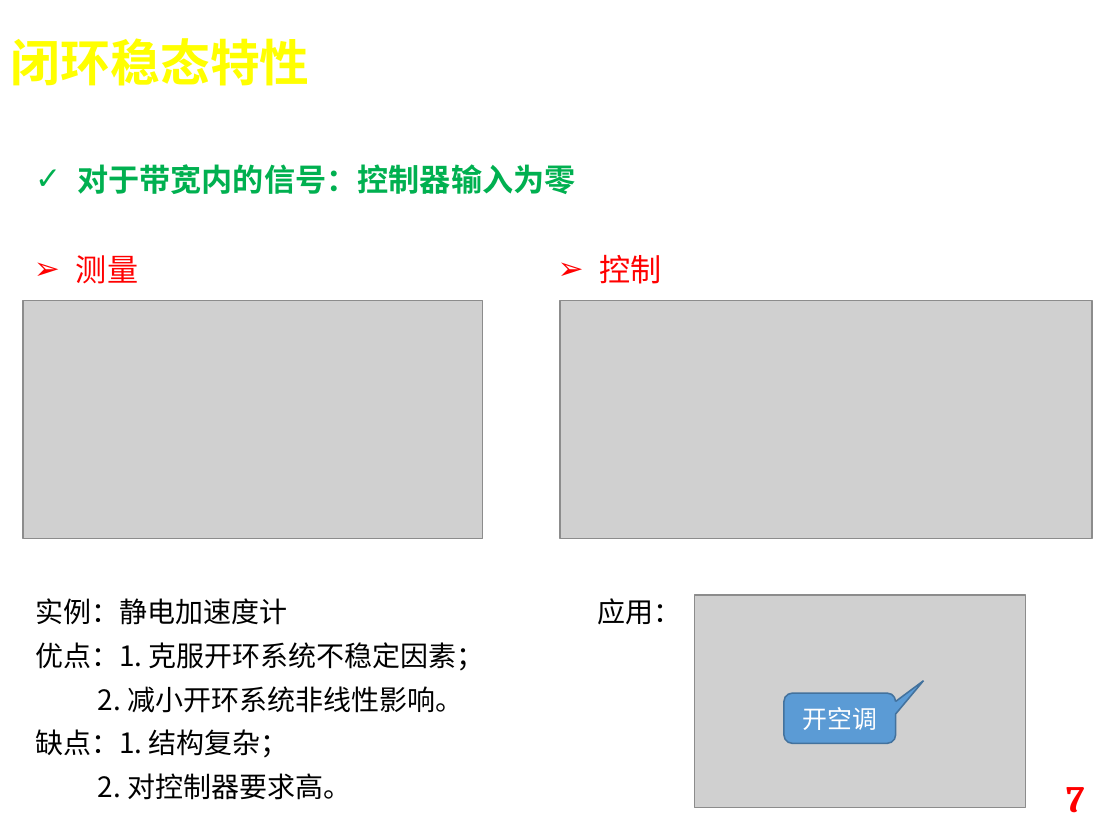
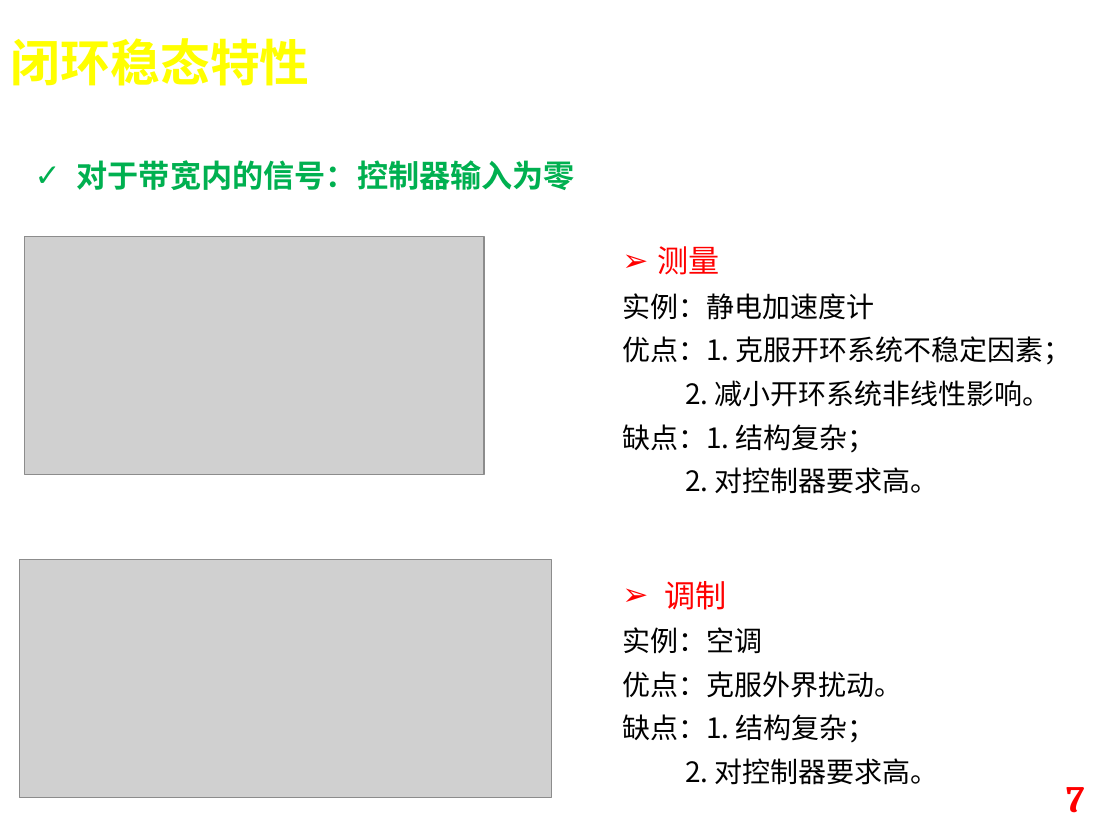
Before and after one commit to iChunyu/LearnCtrlSys, a slide deck: slide 7 of 控制系统简介.pptx. Drawn at 1120x840 pixels with LibreOffice and Linux fonts; fonts in the diff are those of the drawing; grey boxes stand for pictures; background and template pictures are left out. Boxes give left, top, right and bottom in pixels: in the first picture for what was removed or moved away, otherwise in the second. Text is boxed around its words. In the diff, an @@ line names an element or a change of style, - is before the commit and + after.

Commit message:
PPT做了少量微改，已定稿

```diff
--- a/控制系统简介.pptx
+++ b/控制系统简介.pptx
@@ text "对于带宽内的信号：控制器输入为零": place and size @@
-text "对于带宽内的信号：控制器输入为零" at <box>77,164,576,194</box>
+text "对于带宽内的信号：控制器输入为零" at <box>77,160,576,190</box>
@@ picture: place and size @@
-picture at <box>24,301,484,540</box>
+picture at <box>25,236,485,475</box>
@@ text "测量": place and size @@
-text "测量" at <box>35,598,485,800</box>
+text "测量" at <box>622,246,1072,494</box>
@@ text removed at <box>76,255,138,284</box> @@
-➢ 测量
@@ text removed at <box>600,254,662,284</box> @@
-➢ 控制
@@ text at <box>657,246,719,275</box>: paragraph added @@
+➢ 测量
@@ picture: place and size @@
-picture at <box>560,301,1092,540</box>
+picture at <box>19,560,551,799</box>
@@ text removed at <box>598,598,682,625</box> @@
-应用：
@@ text added at <box>622,581,939,785</box>, 18 pt, text #000000 @@
+➢ 调制
+实例：空调
+优点：克服外界扰动。
+缺点：1. 结构复杂；
+2. 对控制器要求高。
@@ picture removed at <box>694,595,1026,808</box> @@
@@ rounded speech box removed at <box>784,693,896,744</box> @@
-开空调
```
